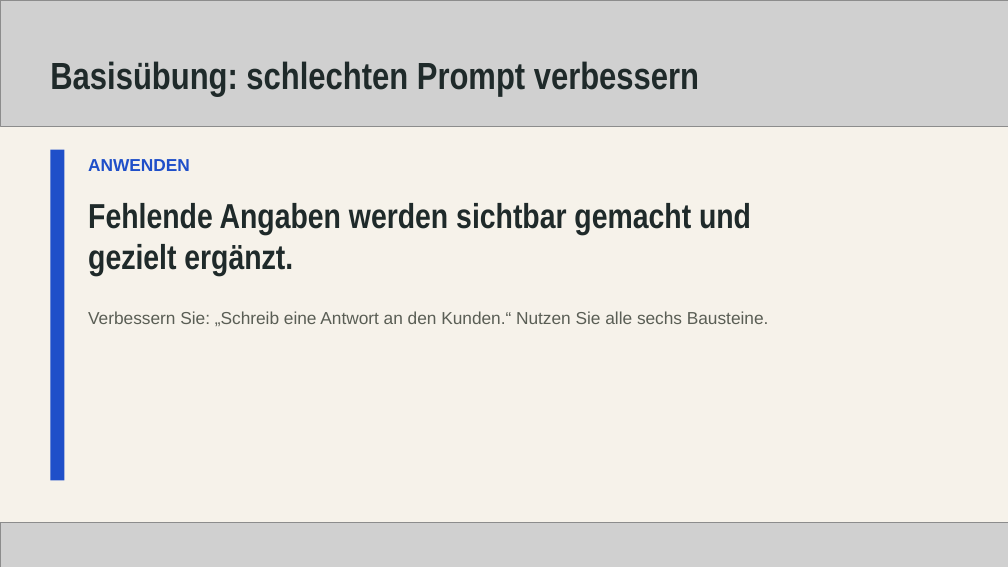
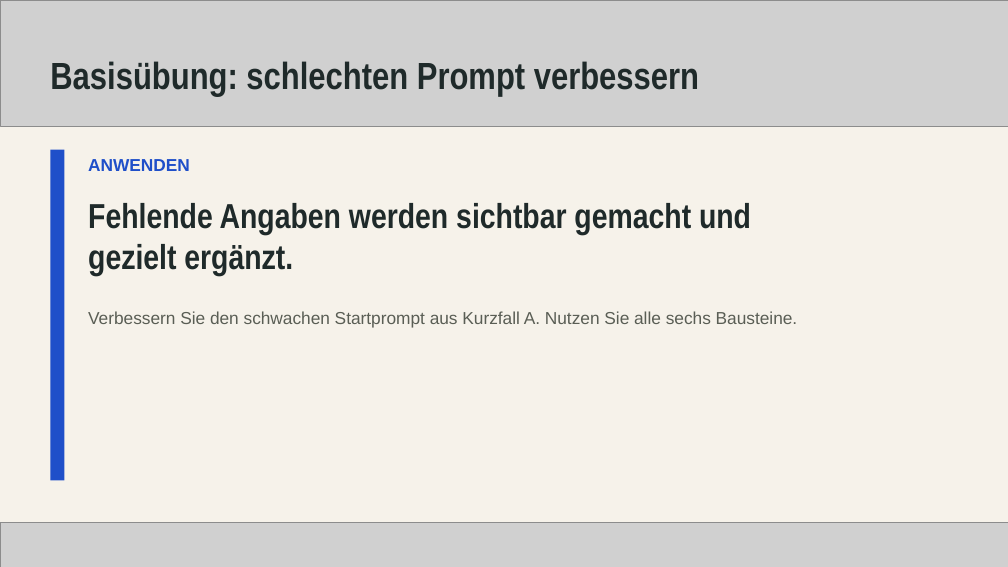
Before and after one commit to deniskaliberda/myhiwi-webseite, a slide deck: slide 21 of deliverables/ai-startklar/schulung/06-trainerfolien.pptx. Drawn at 1008x567 pixels with LibreOffice and Linux fonts; fonts in the diff are those of the drawing; grey boxes stand for pictures. Boxes give left, top, right and bottom in pixels: in the first picture for what was removed or moved away, otherwise in the second. Text is boxed around its words. In the diff, an @@ line names an element or a change of style, - is before the commit and + after.

```diff
--- a/deliverables/ai-startklar/schulung/06-trainerfolien.pptx
+++ b/deliverables/ai-startklar/schulung/06-trainerfolien.pptx
@@ text at (88,311,798,328): text changed @@
-Verbessern Sie: „Schreib eine Antwort an den Kunden.“ Nutzen Sie alle sechs Bausteine.
+Verbessern Sie den schwachen Startprompt aus Kurzfall A. Nutzen Sie alle sechs Bausteine.
```
Also in this commit, not shown: 9 other files.
